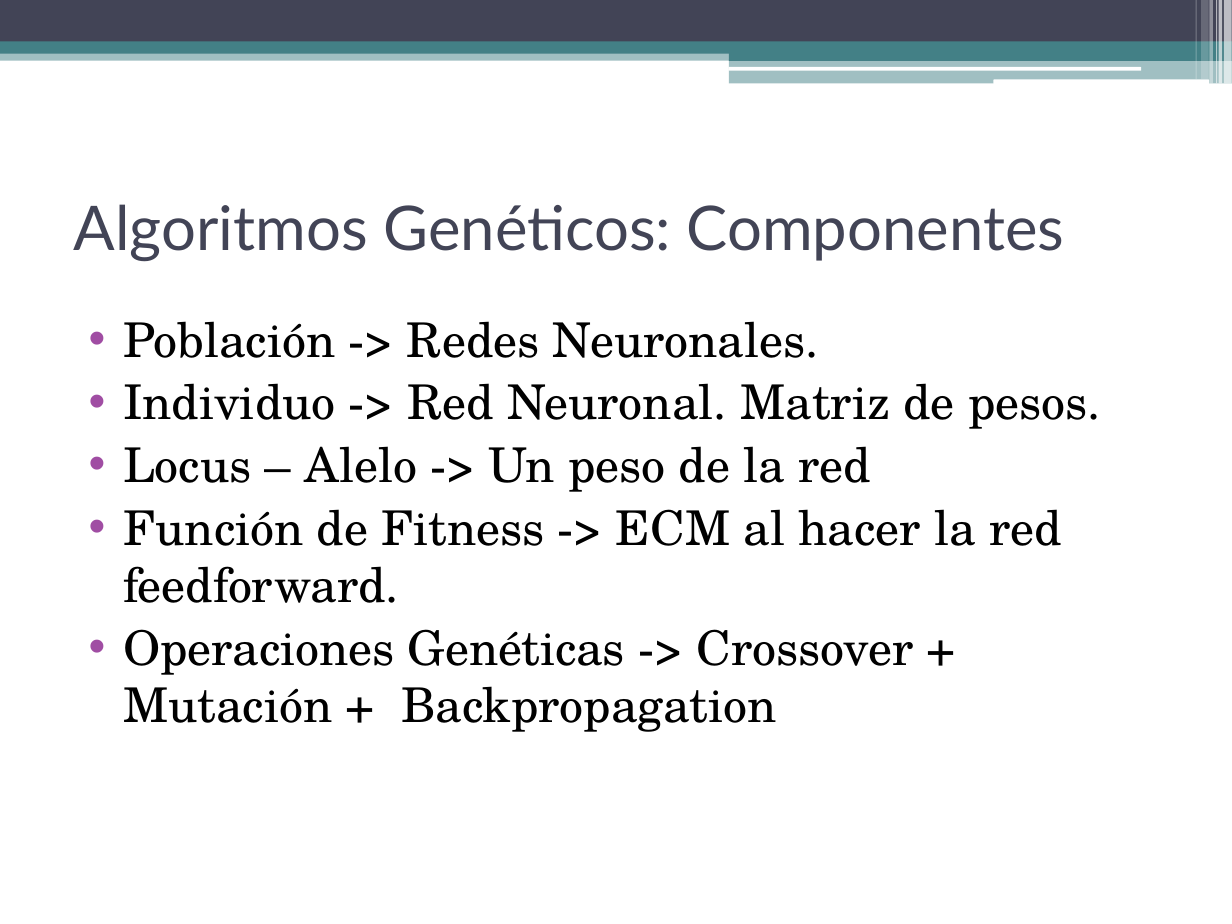
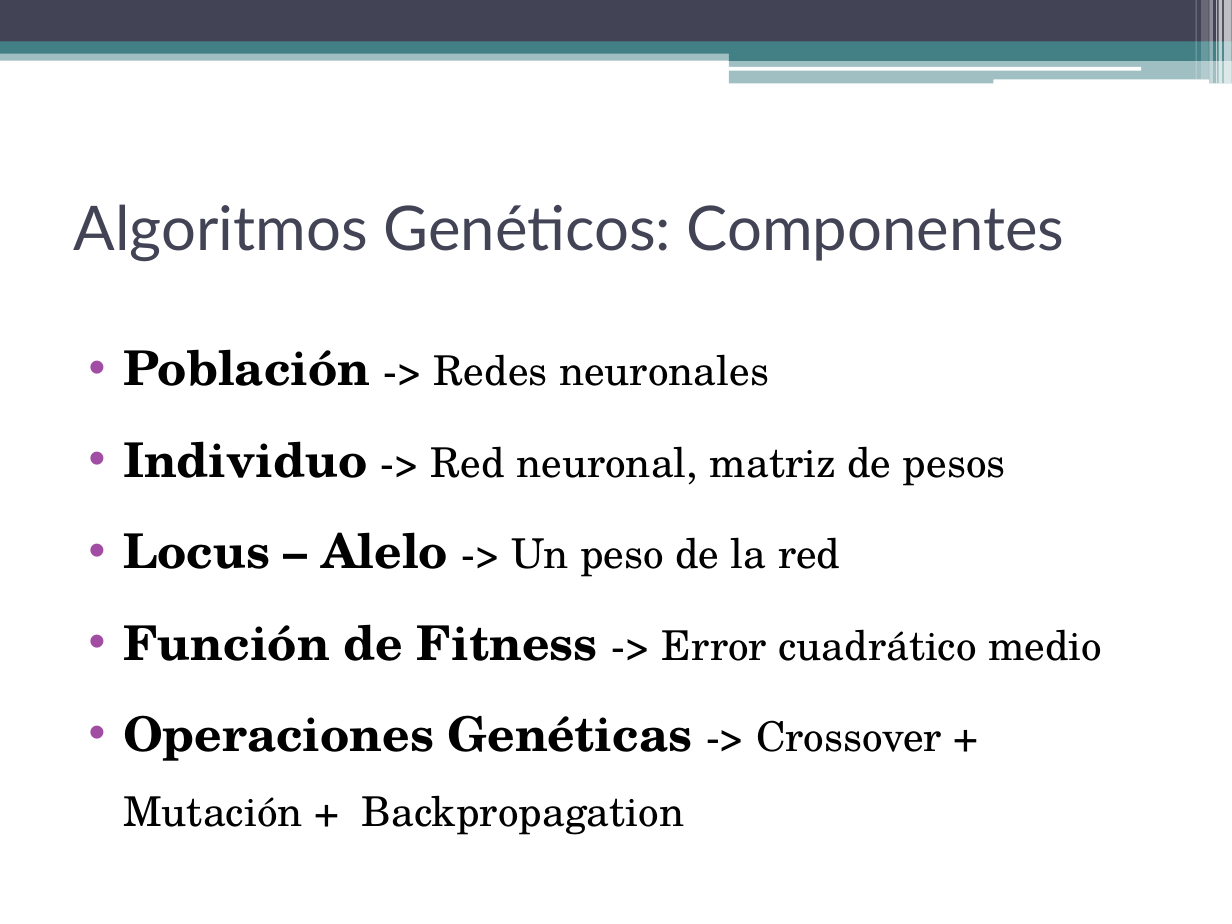
Before and after one commit to dariosus/ITBA_SIA_13_GeneticAlgorithms, a slide deck: slide 3 of presentation/Sistemas de Inteligencia Artificial.pptx. Drawn at 1232x924 pixels with LibreOffice and Linux fonts; fonts in the diff are those of the drawing. Boxes give left, top, right and bottom in pixels: in the first picture for what was removed or moved away, otherwise in the second. Text is boxed around its words. In the diff, an @@ line names an element or a change of style, - is before the commit and + after.

```diff
--- a/presentation/Sistemas de Inteligencia Artificial.pptx
+++ b/presentation/Sistemas de Inteligencia Artificial.pptx
@@ text at [123,349,1006,486]: text changed; size 28 to 24 pt @@
-• Población -> Redes Neuronales.
-• Individuo -> Red Neuronal. Matriz de pesos.
+• Población -> Redes neuronales
+• Individuo -> Red neuronal, matriz de pesos
@@ text at [123,532,942,835]: size 28 to 24 pt in "-> Un peso de la red", "-> Crossover + Mutación + Backpropagation"; bold on in "Locus – Alelo", "Operaciones Genéticas"; line spacing 1 to 1.5 @@
@@ text at [123,624,1102,661]: text changed; size 28 to 24 pt @@
-• Función de Fitness -> ECM al hacer la red feedforward.
+• Función de Fitness -> Error cuadrático medio
```
Also in this commit, not shown: 7 other slides changed, 1 slide added.
